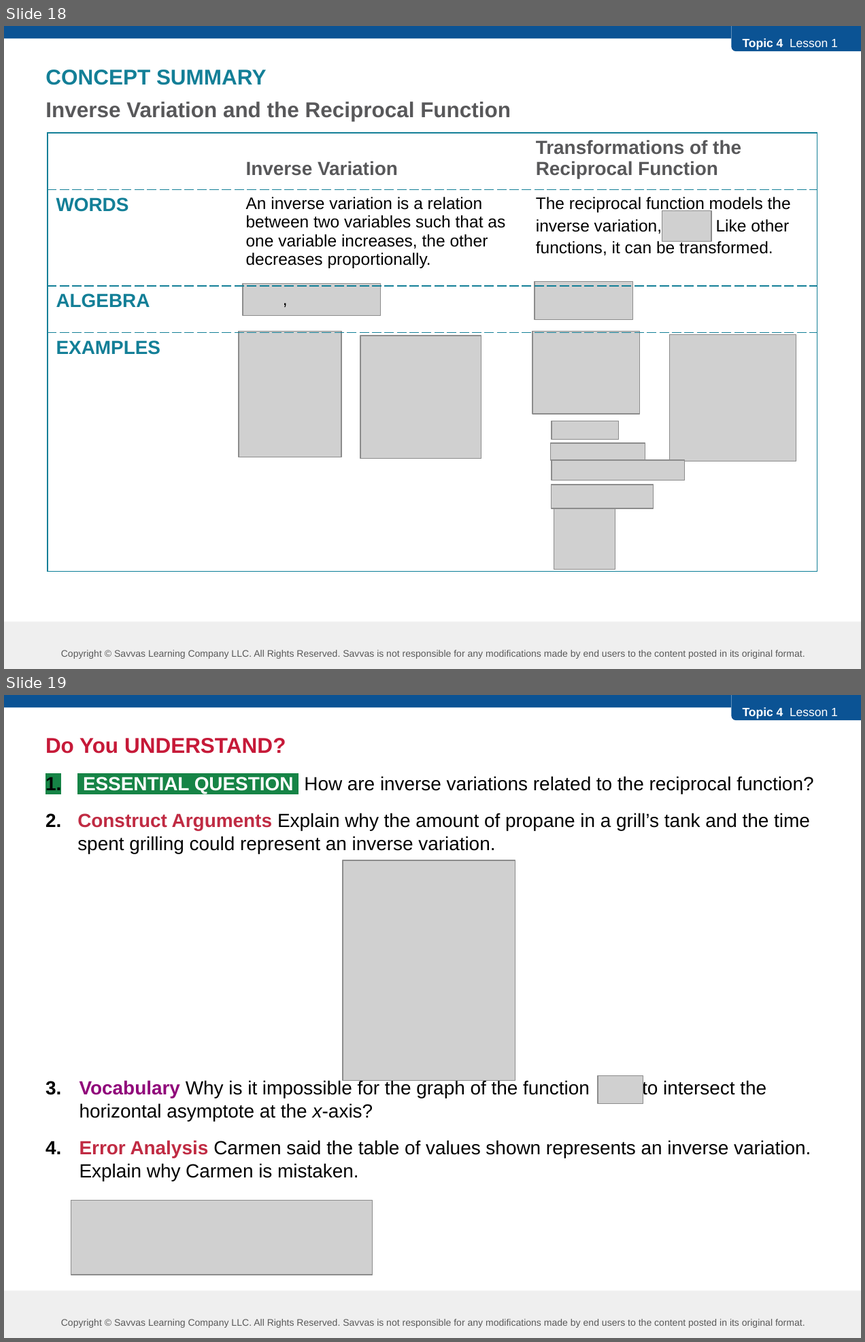
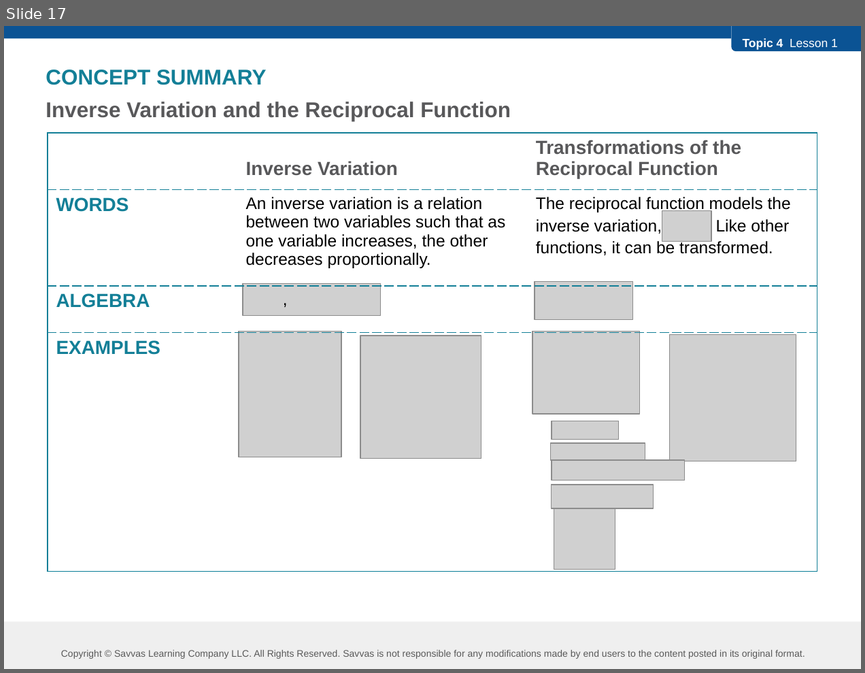
Before and after one commit to robjohncolson/a2_4-1, a slide deck: aga_24_a2_na_0401_lps.pptx. Shown one above the other, each under a label of ours: slides 18 and 19 before the commit, slide 17 after it. The pictures are 865x1342 and 865x673 pixels, drawn with LibreOffice and Linux fonts; fonts in the diff are those of the drawing; grey boxes stand for pictures. Boxes give left, top, right and bottom in pixels: in the first picture for what was removed or moved away, otherwise in the second. Text is boxed around its words. In the diff, an @@ line names an element or a change of style, - is before the commit and + after.

```diff
--- a/aga_24_a2_na_0401_lps.pptx
+++ b/aga_24_a2_na_0401_lps.pptx
@@ slide 19 removed at (4,695,861,1338), background #FFFFFF; not listed: 5 template elements that a slide beside it also shows @@
@@ text removed at (45,738,813,1181) @@
-Do You UNDERSTAND?
-1. ESSENTIAL QUESTION How are inverse variations related to the reciprocal function?
-2. Construct Arguments Explain why the amount of propane in a grill’s tank and the time spent grilling could represent an inverse variation.
-3. Vocabulary Why is it impossible for the graph of the function to intersect the horizontal asymptote at the x-axis?
-4. Error Analysis Carmen said the table of values shown represents an inverse variation. Explain why Carmen is mistaken.
@@ picture removed at (343,860,515,1081) @@
@@ picture removed at (598,1075,643,1103) @@
@@ picture removed at (71,1200,372,1274) @@
@@ what was slide 18 is now slide 17 @@
```
Also in this commit, not shown: 2 other slides removed, 4 other files.
